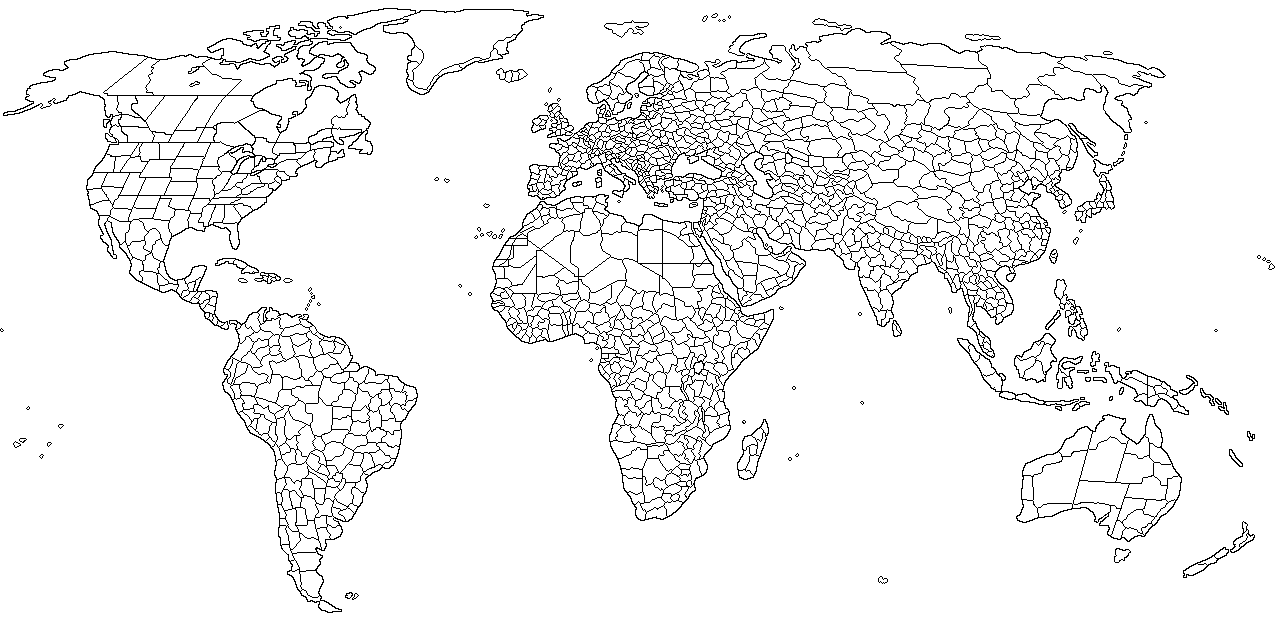
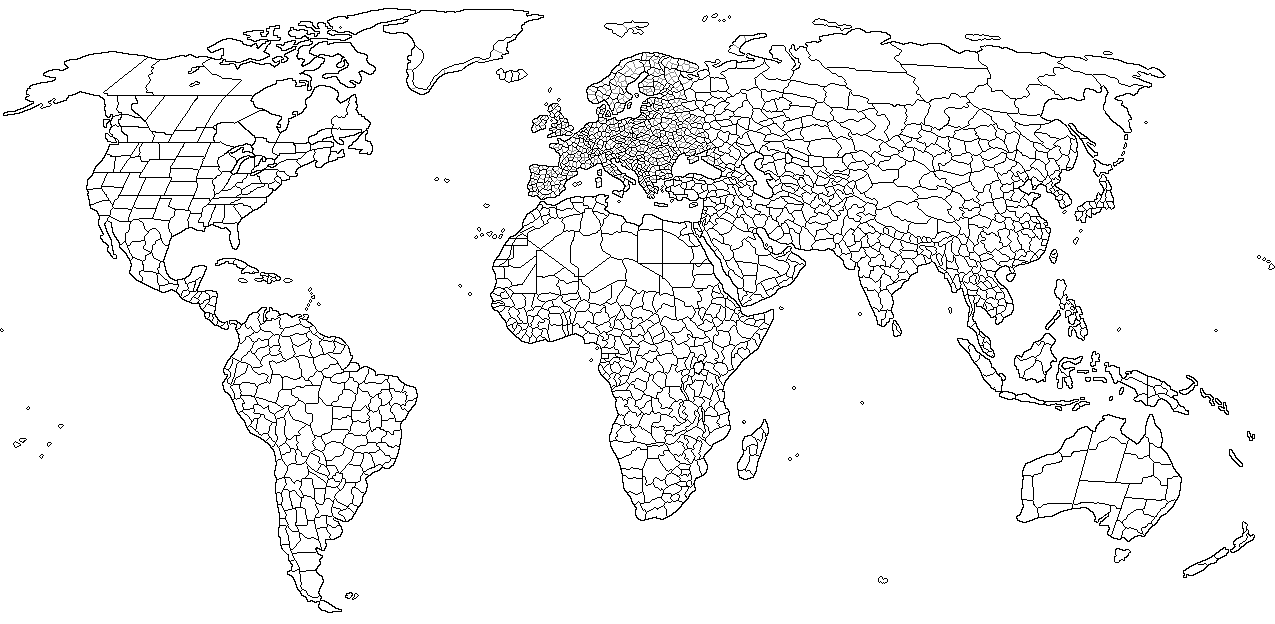
Layer changes from the first w=1275, h=624 image to the second:
added layer "tiles map" above "Background" over box(408, 25, 746, 206)
painted on "Background" over box(408, 48, 809, 206)
